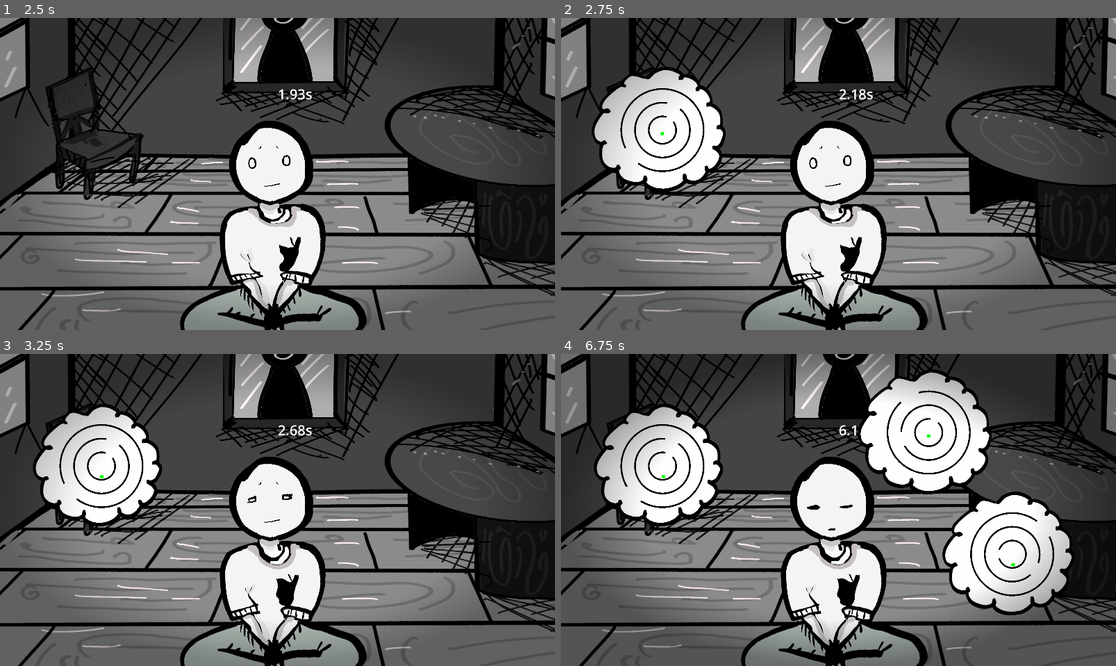
Above: before the commit, frames 1-4 (two rows, left to right).
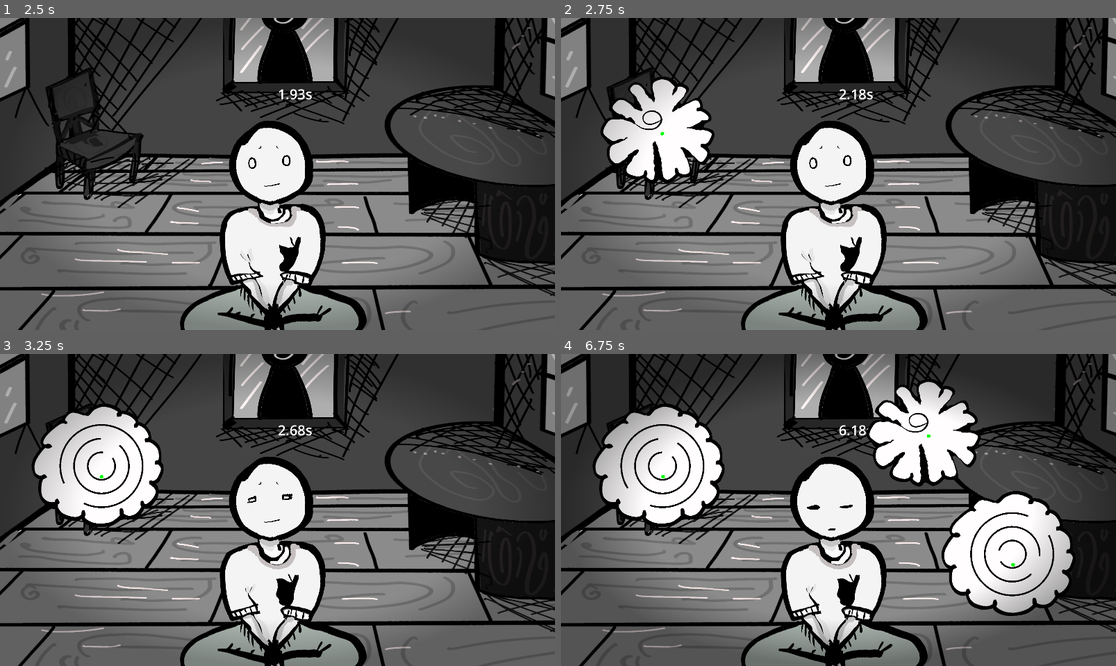
Above: after the commit, the same moments.

Repository: alilley96/gwj-097-imminent-doom
Game: Godot game, scene res://main/game.tscn
Two runs of this game, one before a commit and one after it. Both use one fixed random seed, a clock stepped at 60 frames per second and the inputs below.
Inputs (mouse positions are in pixels of both pictures, inside the frame that each line leads up to):
- Up to frame 1 (2.5 s): click "Play" at 0.5 s; move the mouse to (399, 158) at 1.27 s; hold Mouse wheel down (rotate_clockwise) 1.28-2.03 s; tap Mouse wheel up (rotate_counter_clockwise) at 1.55, 2.1 s; move the mouse to (166, 189) at 2.02 s; tap Mouse wheel down (rotate_clockwise) at 2.3 s
- Up to frame 2 (2.75 s): no input
- Up to frame 3 (3.25 s): move the mouse to (333, 441) at 2.77 s; hold Mouse wheel down (rotate_clockwise) from 2.78 s (still down); tap Mouse wheel up (rotate_counter_clockwise) at 3.05 s
- Up to frame 4 (6.75 s): move the mouse to (810, 572) at 3.52 s; release Mouse wheel down (rotate_clockwise) at 3.53 s; tap Mouse wheel up (rotate_counter_clockwise) at 3.6, 4.55, 5.1, 6.05, 6.6 s; tap Mouse wheel down (rotate_clockwise) at 3.8, 5.3 s; move the mouse to (1005, 556) at 4.27 s; hold Mouse wheel down (rotate_clockwise) 4.28-5.03 s; move the mouse to (672, 463) at 5.02 s; move the mouse to (866, 510) at 5.77 s; hold Mouse wheel down (rotate_clockwise) 5.78-6.53 s; move the mouse to (755, 432) at 6.52 s

Frame 1 is identical in both runs. In frame 2, 3.8% of the frame differs, in the area x 5-30%, y 15-56%; in frame 3, 0.7%; in frame 4, 5.2%, in the area x 5-93%, y 4-84%.

Commit message:
thought spiral spawn in animation

Diff:
--- a/spiral/spiral.gd
+++ b/spiral/spiral.gd
@@ -19,6 +19,7 @@
 # Constants ----------------------------------------------------------------
 
 const MAZE_ROTATION_FACTOR: float = 10.0
+const MAZE_ROTATION_SENSITIVITY: float = 0.15
 
 
 # Private Variables ----------------------------------------------------------------
@@ -34,8 +35,9 @@
 # Lifecycle Functions ----------------------------------------------------------------
 
 func _ready() -> void:
-	thought_bubble_sprite.animation = "default"
+	thought_bubble_sprite.animation = "spawn"
 	thought_bubble_sprite.play()
+	thought_bubble_sprite.animation_looped.connect(_sprite_animation_looped)
 
 	ball.position = maze.ball_spawn_point.position
 
@@ -49,11 +51,11 @@
 # Public Functions ----------------------------------------------------------------
 
 func rotate_clockwise() -> void:
-	_maze_rotation += 0.1
+	_maze_rotation += MAZE_ROTATION_SENSITIVITY
 
 
 func rotate_counter_clockwise() -> void:
-	_maze_rotation -= 0.1
+	_maze_rotation -= MAZE_ROTATION_SENSITIVITY
 
 
 func destroy() -> void:
@@ -69,3 +71,9 @@
 
 func _maze_completed() -> void:
 	completed.emit(self)
+
+
+func _sprite_animation_looped() -> void:
+	thought_bubble_sprite.animation = "idle"
+	maze.spawn()
+	thought_bubble_sprite.animation_looped.disconnect(_sprite_animation_looped)
--- a/spiral/spiral.tscn
+++ b/spiral/spiral.tscn
@@ -24,7 +24,7 @@
 "texture": ExtResource("4_fr45i")
 }],
 "loop": true,
-"name": &"default",
+"name": &"idle",
 "speed": 5.0
 }, {
 "frames": [{
@@ -46,6 +46,26 @@
 "loop": true,
 "name": &"pop",
 "speed": 5.0
+}, {
+"frames": [{
+"duration": 0.2,
+"texture": ExtResource("9_7gp6a")
+}, {
+"duration": 0.4,
+"texture": ExtResource("8_l61di")
+}, {
+"duration": 0.3,
+"texture": ExtResource("7_4v27f")
+}, {
+"duration": 0.3,
+"texture": ExtResource("6_fxkjv")
+}, {
+"duration": 0.1,
+"texture": ExtResource("5_170jh")
+}],
+"loop": true,
+"name": &"spawn",
+"speed": 5.0
 }]
 
 [sub_resource type="CircleShape2D" id="CircleShape2D_pcdha"]
@@ -62,7 +82,8 @@
 position = Vector2(0, 29)
 scale = Vector2(0.3, 0.3)
 sprite_frames = SubResource("SpriteFrames_djd8e")
-frame_progress = 0.56755537
+animation = &"spawn"
+frame_progress = 0.87285095
 
 [node name="Ball" type="RigidBody2D" parent="." unique_id=925688684]
 position = Vector2(0, -24.305)
--- a/spiral_maze/spiral_maze.gd
+++ b/spiral_maze/spiral_maze.gd
@@ -18,12 +18,12 @@
 const LINE_WIDTH: float = 30.0
 const SEGMENT_COUNT: int = 30
 const BASE_RADIUS: float = 250.0
-const GAP_SEGMENT_COUNT: int = 2
+const GAP_SEGMENT_COUNT: int = 3
 
 
-# Lifecycle Functions ----------------------------------------------------------------
+# Public Functions -----------------------------------------------------------------
 
-func _ready() -> void:
+func spawn() -> void:
 	_generate_maze(3)
 	maze_end_area.body_entered.connect(_maze_completed)
 
